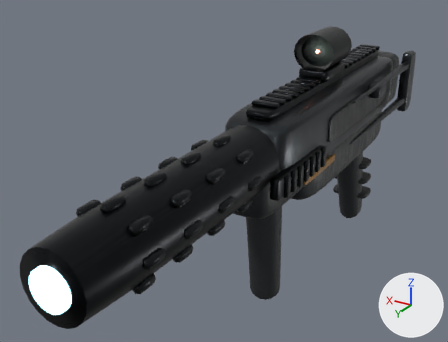
Renders of the glTF model game/assets/models/weapons/kv5_body.glb from each side of a commit.
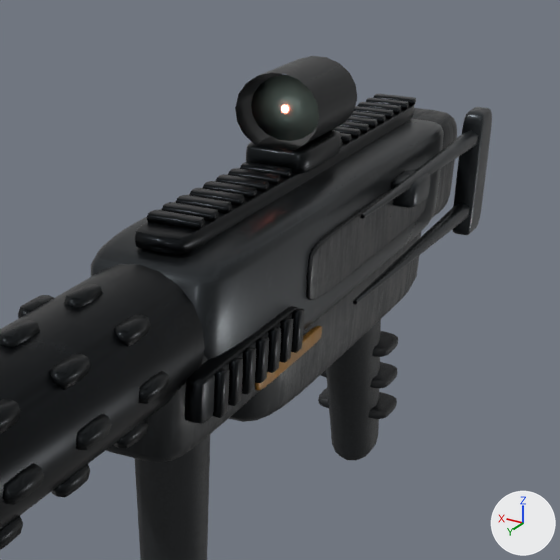
Each version appears first whole from a camera (50 mm lens) standing at (-0.191, 0.55, 0.211) and looking at (0.039, 0.167, 0.02), and next in a close-up on the part from 41% to 100% of the width and 0% to 78% of the height. The lights are fixed; the arrows at lower right show +X, +Y and +Z. The last two pictures show the newer version. Vertices at exactly the same position are counted once.

In view in the first close-up: 'kv5_body'.
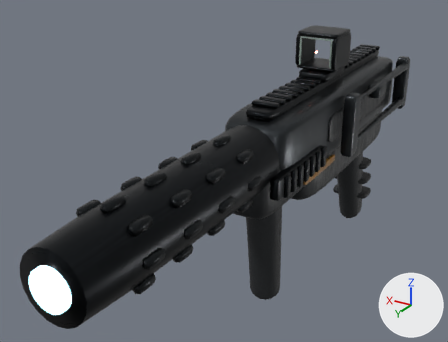
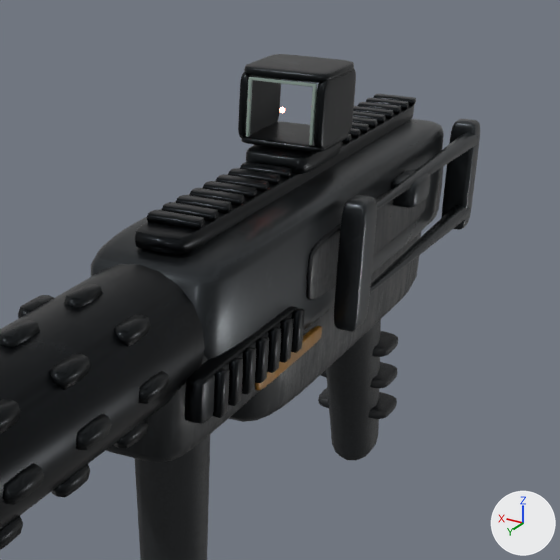
What differs and where, as boxes (x1, y1, x2, y2) in the close-ups (560 x 560 px; the box of a moved part takes in the faces that stretch with it):
'kv5_body', reshaped
    before: (0, 56, 492, 560)
    after: (0, 54, 480, 560)
part 1 of me_kv5_body, moved or reshaped
    before: (452, 107, 492, 235)
    after: (244, 54, 354, 83)
part 2 of me_kv5_body, added
    after: (334, 195, 377, 332)
part 3 of me_kv5_body, added
    after: (442, 119, 480, 230)
part 4 of me_kv5_body, added
    after: (309, 84, 317, 145)
part 5 of me_kv5_body, added
    after: (246, 78, 253, 137)
part 6 of me_kv5_body, added
    after: (249, 76, 316, 87)
part 7 of me_kv5_body, moved or reshaped
    before: (281, 105, 289, 113)
    after: (279, 107, 285, 113)
part 8 of me_kv5_body, reshaped
    before: (235, 56, 357, 173)
    after: (238, 68, 356, 173)
part 9 of me_kv5_body, surface changed
    before: (411, 108, 457, 218)
    after: (428, 167, 443, 224)

What changed in the scene script:
```text
Change me_kv5_body:
    used by ob_kv5_body; location = (0.0, 0.0, 0.0)
    remove me_kv5_body.from_pydata(...)  # 8651 vertices, 15622 faces; spans x -0.038..0.031, y -0.095..0.388, z -0.098..0.118
    add me_kv5_body.from_pydata(...)  # 11345 vertices, 20658 faces; spans x -0.038..0.031, y -0.074..0.388, z -0.098..0.119
    me_kv5_body part 1: the loose piece of 312 vertices spanning x -0.038..-0.028, y -0.08..-0.06, z 0.017..0.077 is scaled about its middle by (3.5, 1.7, 0.0667), then moved by (0.033, 0.145, 0.069)
    me_kv5_body part 2: the loose piece of 312 vertices spanning x -0.028..-0.025, y -0.02..0.12, z 0.038..0.062 is copied, and the copy is scaled about its middle by (3.33, 0.114, 2.17), then moved by (-0.007, 0.038, -0.003), in mat_kv5_metal; it spans x -0.038..-0.028, y 0.08..0.096, z 0.021..0.073
    me_kv5_body part 3: the loose piece of 312 vertices spanning x -0.038..-0.028, y -0.08..-0.06, z 0.017..0.077 is copied, and the copy is scaled about its middle by (1.2, 0.6, 0.867), then moved by (0.003, 0.008, 0.0); it spans x -0.036..-0.024, y -0.068..-0.056, z 0.021..0.073
    me_kv5_body part 4: the loose piece of 312 vertices spanning x -0.013..0.013, y 0.053..0.097, z 0.08..0.09 is copied, and the copy is scaled about its middle by (0.0496, 0.0391, 2.38), then moved by (-0.013, 0.016, 0.018), in mat_kv5_glass; it spans x -0.014..-0.012, y 0.09..0.092, z 0.091..0.115
    me_kv5_body part 5: the loose piece of 312 vertices spanning x -0.028..-0.025, y -0.02..0.12, z 0.038..0.062 is copied, and the copy is scaled about its middle by (0.43, 0.0123, 0.99), then moved by (0.04, 0.041, 0.053), in mat_kv5_glass; it spans x 0.012..0.014, y 0.09..0.092, z 0.091..0.115
    me_kv5_body part 6: the loose piece of 312 vertices spanning x -0.01..0.01, y -0.05..0.19, z 0.075..0.082 is copied, and the copy is scaled about its middle by (1.29, 0.00667, 0.171), then moved by (0.0, 0.021, 0.036), in mat_kv5_glass; it spans x -0.014..0.014, y 0.09..0.092, z 0.113..0.115
    me_kv5_body part 7: the loose piece of 135 vertices spanning x -0.002..0.002, y 0.086..0.088, z 0.101..0.105 is moved by (0.0, 0.003, 0.0)
    me_kv5_body part 8: 166 vertices moved from x -0.014..0.014, y 0.053..0.097, z 0.085..0.103 to x -0.014..0.014, y 0.053..0.097, z 0.084..0.103; 72 vertices removed from x -0.017..0.017, y 0.055..0.095, z 0.088..0.118; 934 vertices added at x -0.018..0.018, y 0.058..0.092, z 0.087..0.116
    me_kv5_body part 9: 568 kept faces spanning x -0.02..0.02, y -0.074..-0.05, z 0.018..0.058 get new texture (UV) coordinates
    other edits to the shape of me_kv5_body do not show in these pictures
```
